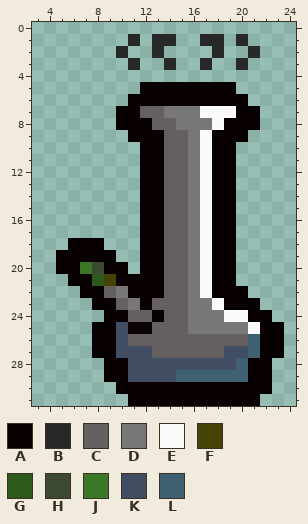
File history of a pixel-art sprite, resources/gfx/items/collectibles/bongington_item.png. Above, as it was before the edit.
The file is 32x32 pixels. Shown: x 3..24, y 0..31.
Palette (. is transparent): A #090101  B #292828  C #655f60  D #777777  E #fafafa  F #454206  G #2e591d  H #3b4a30  J #3b7727  K #404d63  L #3e6070
Pixels before, first column x 5:
 1 ......B.BB..BB.B...
 2 .....B..B....B..B..
 3 ......B..B..B..B...
 4 ...................
 5 .......AAAAAAAA....
 6 ......AAAAAAAAAA...
 7 .....AACCDDDEEEAA..
 8 .....AAACCDDDEAAA..
 9 ......AAACCDEAAA...
10 .......AACCDEAA....
11 .......AACCDEAA....
12 .......AACCDEAA....
13 .......AACCDEAA....
14 .......AACCDEAA....
15 .......AACCDEAA....
16 .......AACCDEAA....
17 .......AACCDEAA....
18 .AAA...AACCDEAA....
19 AAAAA..AACCDEAA....
20 AAJHAA.AACCDEAA....
21 .AAGFAAAACCDEAA....
22 ..AACDAAACCDEAAA...
23 ...AACDACCCDDEAAA..
24 ....AACCACCDDDEEAA.
25 ...AAKAACCCDDDDDEAA
26 ...AAKCCCCCCCCCCLAA
27 ...AAKKKCCCCCCKKLAA
28 ....AAKKKKKKKKKLAA.
29 ....AAKKKKLLLLLLAA.
30 .....AAAAAAAAAAAAA.
31 ......AAAAAAAAAAA..
Now the later version:
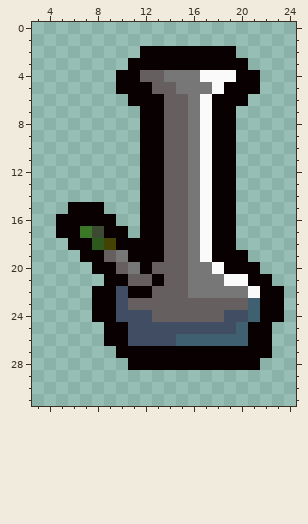
Changes in this commit:
Changed rows in their new state; - is an unchanged pixel.
first column x 10:
 1 -.-..--..-.-
 2 .-AAAAAAAA-.
 3 -AAAAAAAAAA-
 4 AACCDDDEEEAA
 5 AA-CCDDDE-AA
 6 ----CCDE----
 7 ..AACC--AA..
 8 ..-A-C-EA-..
 9 -.--------.-
first column x 5:
15 -AAA---------------
16 AAAAA--------------
17 AAJHAA-------------
18 ---GFAA------------
19 ..--CDA--------A---
20 ...A-CD-C---DE-AA--
21 -...A-CC----DDEEAA-
22 --.-AK--C---DDDDEAA
23 -----KCC---CCCCCLAA
24 ---A-KKKC--CCCKKL-A
25 ---.-AKKKKKKKKKLA-.
26 ---.-AKKKKLLLLLLA-.
27 ---..AAAAAAAAAAAA-.
28 ----..AAAAAAAAAA-.-
29 ----..............-
30 -----.............-
31 ------...........--
